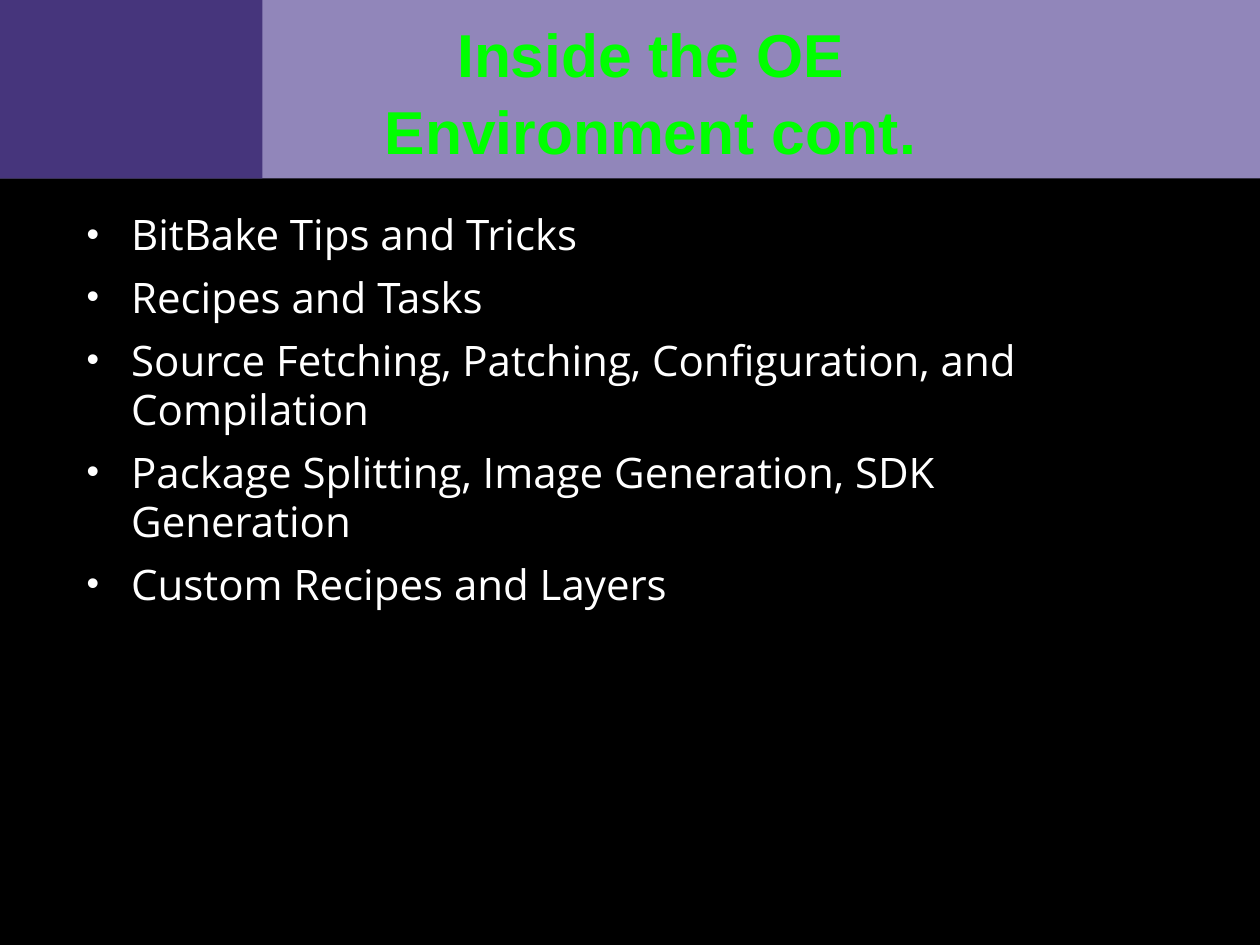
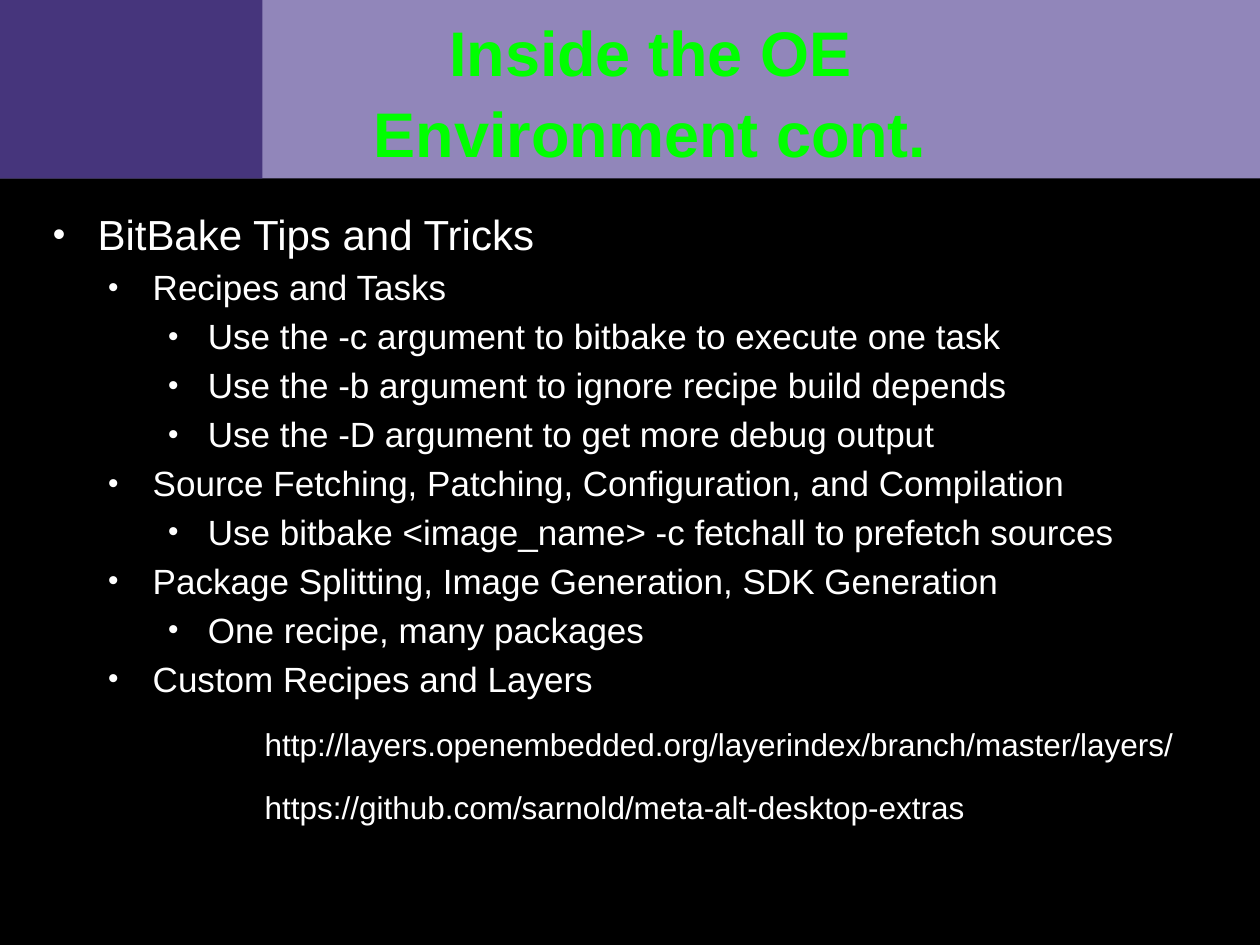
Before and after one commit to VCTLabs/scale13x-presentations, a slide deck: slide 6 of yocto_scale_handout.odp. Drawn at 1260x945 pixels with LibreOffice and Linux fonts; fonts in the diff are those of the drawing; background and template pictures are left out. Boxes give left, top, right and bottom in pixels: in the first picture for what was removed or moved away, otherwise in the second. Text is boxed around its words. In the diff, an @@ line names an element or a change of style, - is before the commit and + after.

```diff
--- a/yocto_scale_handout.odp
+++ b/yocto_scale_handout.odp
@@ title "Inside the OE Environment cont." at (374, 30, 926, 158): size 34.6 to 36 pt @@
@@ text "BitBake Tips and Tricks": place and size @@
-text "BitBake Tips and Tricks" at (131, 218, 1016, 610)
+text "BitBake Tips and Tricks" at (98, 219, 1173, 825)
@@ text at (98, 219, 1064, 699): font Open Sans to Arial in "BitBake Tips and Tricks", "Recipes and Tasks", "Source Fetching, Patching, Configuration, and Compilation", "Package Splitting, Image Generation, SDK Generation" and 1 more places; size 24 to 20 pt in "Recipes and Tasks", "Source Fetching, Patching, Configuration, and Compilation", "Package Splitting, Image Generation, SDK Generation", "Custom Recipes and Layers"; list level 1 to 2 in "Recipes and Tasks"; line spacing 28pt to 20pt; list level 1 to 2 in "Source Fetching, Patching, Configuration, and ..."; list level 1 to 2 in "Package Splitting, Image Generation, SDK ..."; list level 1 to 2 in "Custom Recipes and Layers" @@
@@ text at (208, 323, 1006, 454): paragraphs added @@
+    • Use the -c argument to bitbake to execute one task
+    • Use the -b argument to ignore recipe build depends
+    • Use the -D argument to get more debug output
@@ text at (208, 519, 1113, 552): paragraph added @@
+    • Use bitbake <image_name> -c fetchall to prefetch sources
@@ text at (208, 617, 644, 650): paragraph added @@
+    • One recipe, many packages
@@ text at (265, 733, 1173, 825): paragraphs added @@
+http://layers.openembedded.org/layerindex/branch/master/layers/
+https://github.com/sarnold/meta-alt-desktop-extras
```
Also in this commit, not shown: 10 other slides changed.
